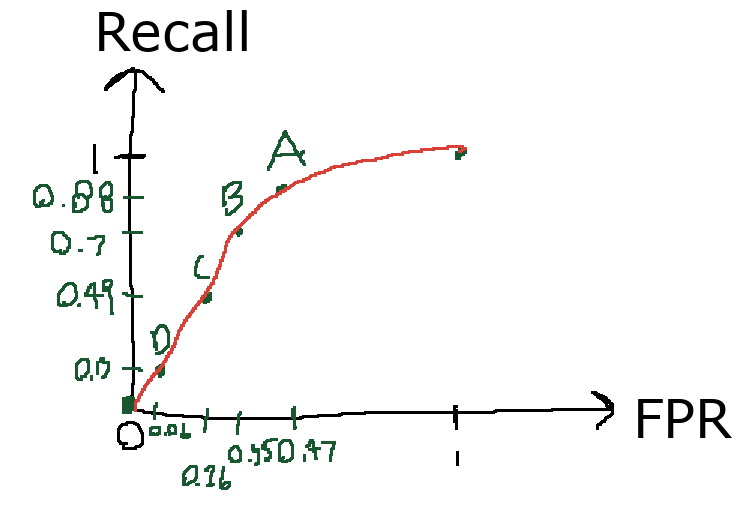
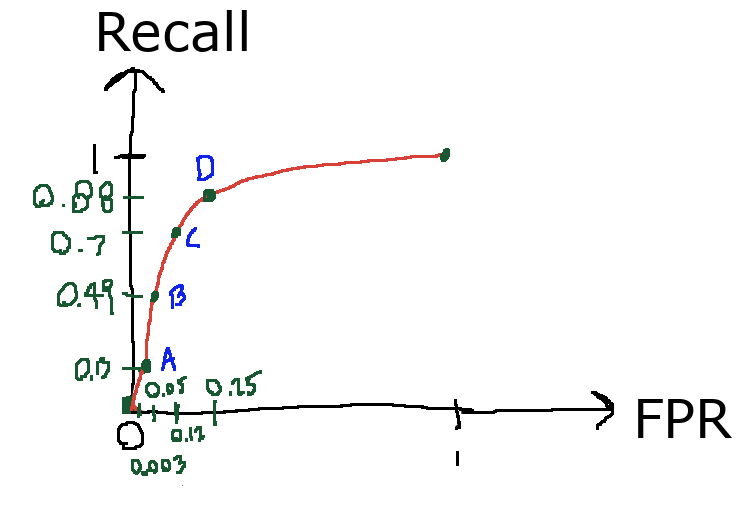
Layer changes from the first (752, 508) image to the second:
painted on "Background" over box(130, 130, 474, 490)
